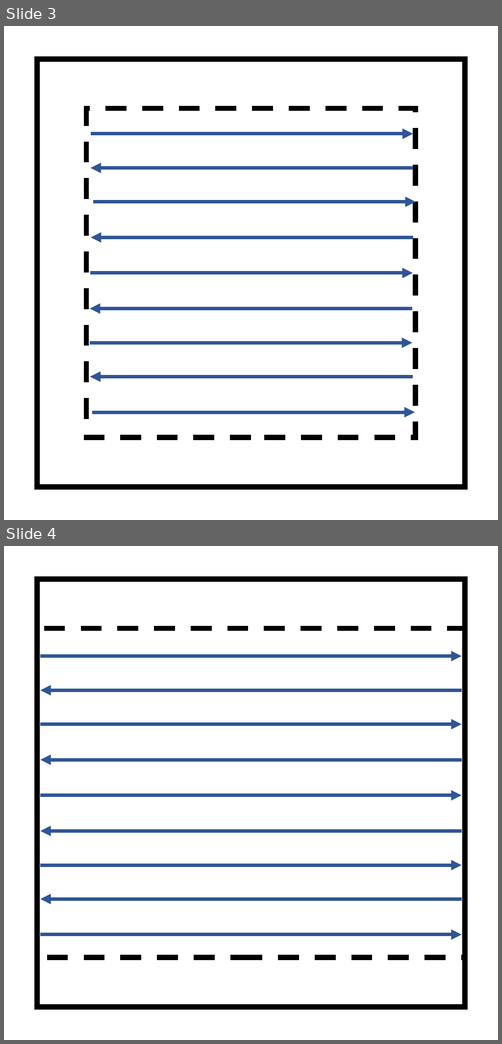
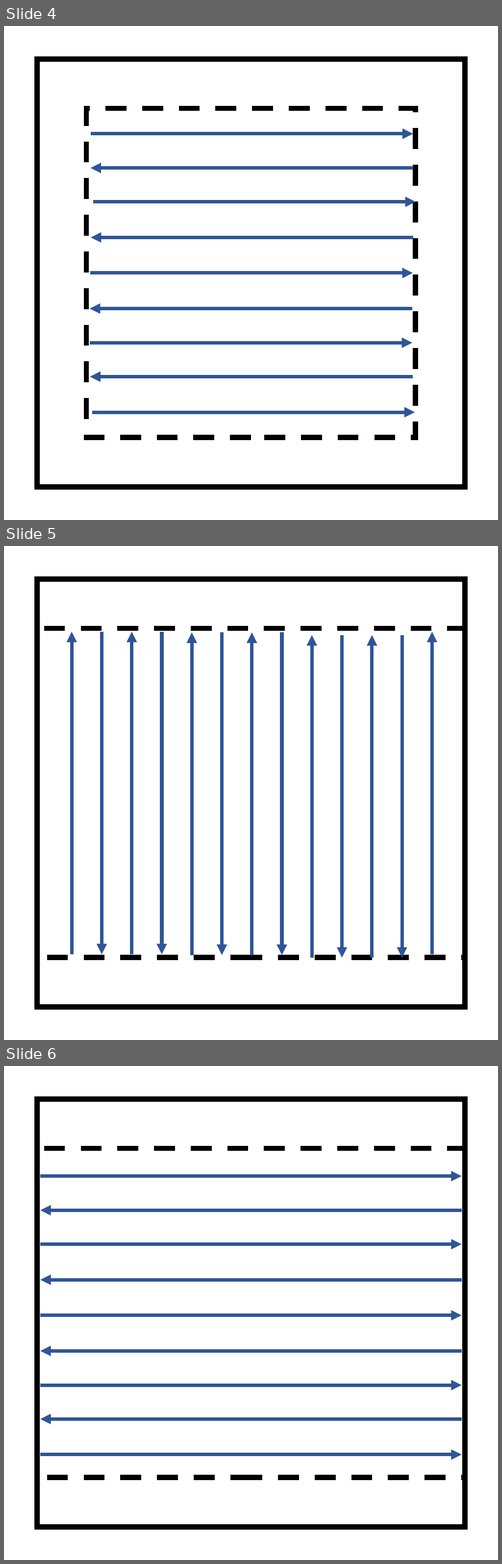
Before and after one commit to kariln/Predictions-of-thermal-fields-in-additive-manufacturing, a slide deck: Figurer/S.pptx. Shown one above the other, each under a label of ours: slides 3 and 4 before the commit, slides 4, 5 and 6 after it. The pictures are 502x1044 and 502x1564 pixels, drawn with LibreOffice and Linux fonts; fonts in the diff are those of the drawing. Boxes give left, top, right and bottom in pixels: in the first picture for what was removed or moved away, otherwise in the second. Text is boxed around its words. In the diff, an @@ line names an element or a change of style, - is before the commit and + after.

```diff
--- a/Figurer/S.pptx
+++ b/Figurer/S.pptx
@@ slide 5 added at [4,546,498,1040], background #FFFFFF @@
@@ rectangle added at [37,579,465,1007], outline #000000 4.5 pt @@
@@ rectangle added at [37,628,465,957], outline #000000 4.5 pt dashed @@
@@ arrow added from (72, 954) to (72, 632), #2F5597 3 pt @@
@@ arrow added from (102, 632) to (102, 954), #2F5597 3 pt @@
@@ arrow added from (132, 954) to (132, 632), #2F5597 3 pt @@
@@ arrow added from (162, 632) to (162, 954), #2F5597 3 pt @@
@@ arrow added from (192, 955) to (192, 632), #2F5597 3 pt @@
@@ arrow added from (221, 632) to (221, 955), #2F5597 3 pt @@
@@ arrow added from (251, 955) to (251, 632), #2F5597 3 pt @@
@@ arrow added from (281, 632) to (281, 955), #2F5597 3 pt @@
@@ arrow added from (432, 954) to (432, 632), #2F5597 3 pt @@
@@ arrow added from (312, 957) to (312, 635), #2F5597 3 pt @@
@@ arrow added from (342, 635) to (342, 957), #2F5597 3 pt @@
@@ arrow added from (372, 957) to (372, 635), #2F5597 3 pt @@
@@ arrow added from (402, 635) to (402, 957), #2F5597 3 pt @@
@@ what was slide 3 is now slide 4 @@
@@ what was slide 4 is now slide 6 @@
```
Also in this commit, not shown: 1 other slide added, 35 other files.
